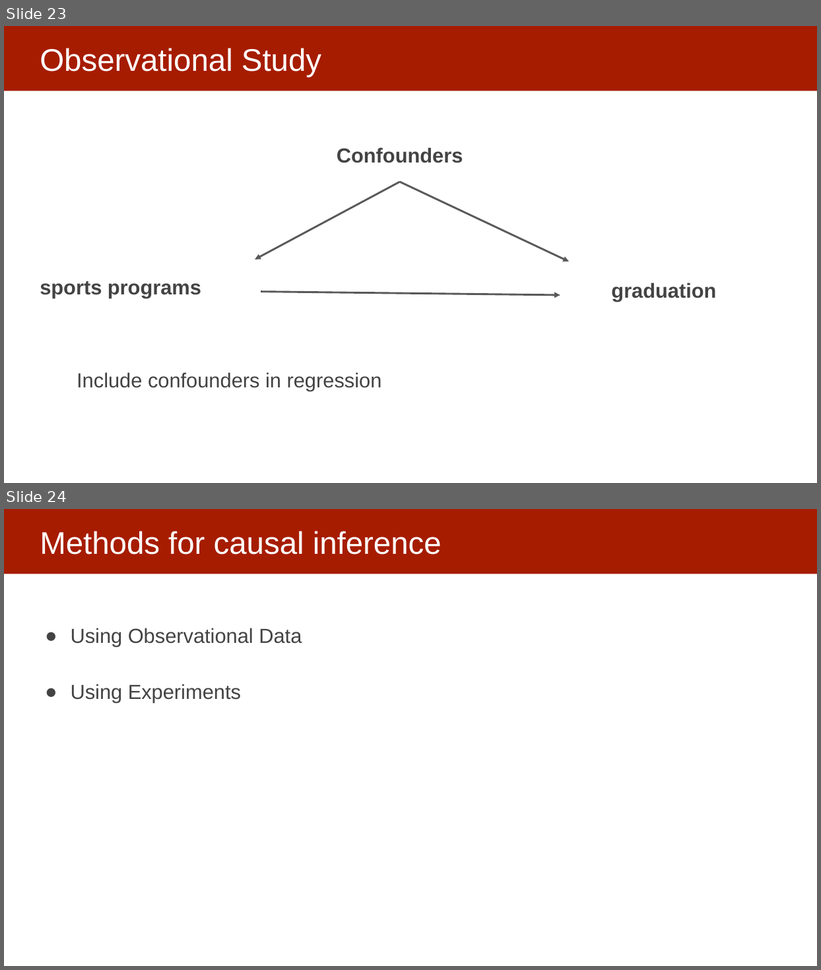
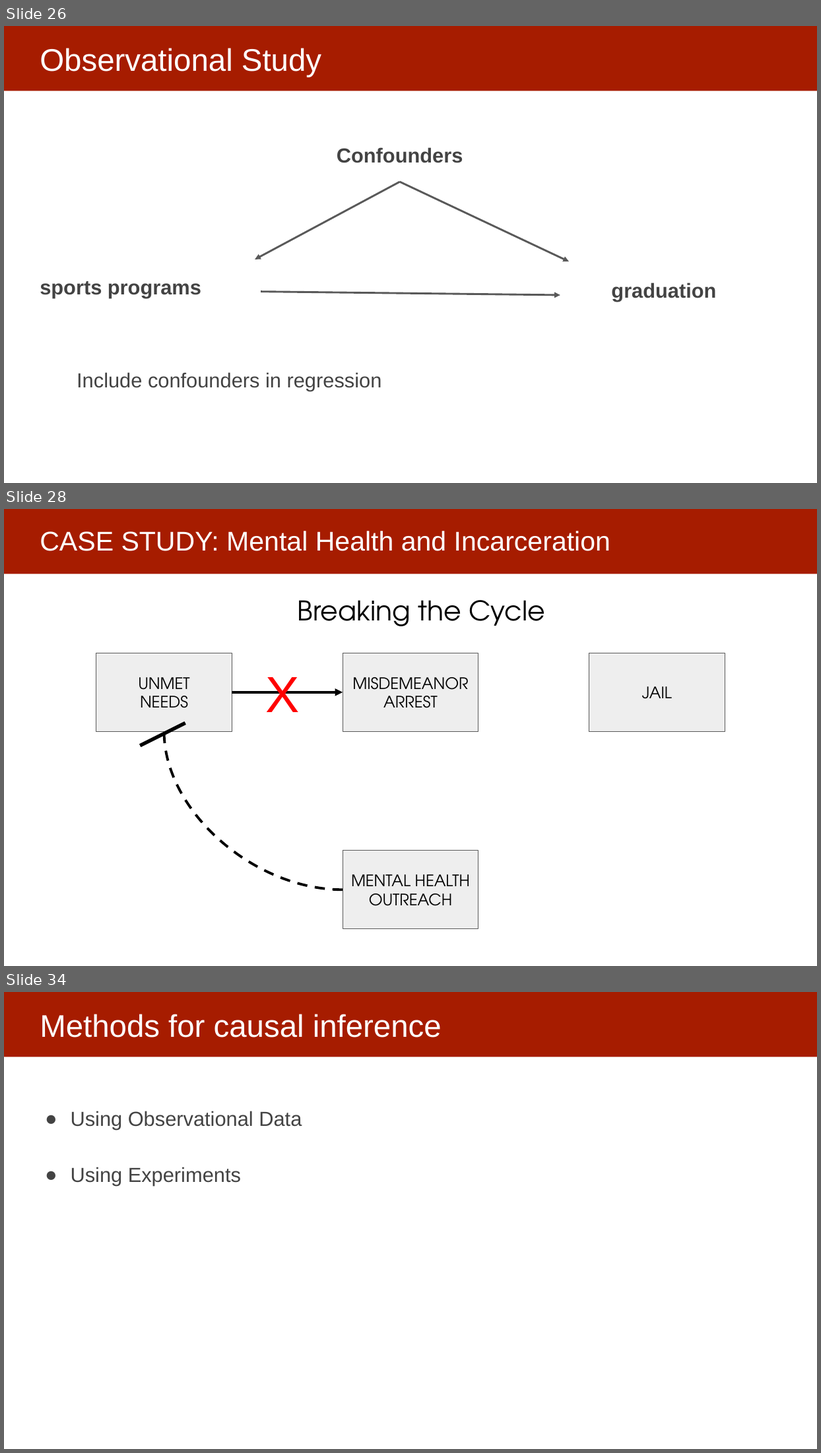
Before and after one commit to dssg/MLinPractice, a slide deck: Lectures/Lecture20-FieldValidation.pptx. Shown one above the other, each under a label of ours: slides 23 and 24 before the commit, slides 26, 28 and 34 after it; the slides between them are not shown. The pictures are 821x970 and 821x1453 pixels, drawn with LibreOffice and Linux fonts; fonts in the diff are those of the drawing. Boxes give left, top, right and bottom in pixels: in the first picture for what was removed or moved away, otherwise in the second. Text is boxed around its words. In the diff, an @@ line names an element or a change of style, - is before the commit and + after.

```diff
--- a/Lectures/Lecture20-FieldValidation.pptx
+++ b/Lectures/Lecture20-FieldValidation.pptx
@@ slide 28 added at box(4, 509, 817, 966), background #FFFFFF; not listed: 1 template element that a slide beside it also shows @@
@@ title added at box(40, 531, 611, 551), 32 pt, text #FFFFFF @@
+CASE STUDY: Mental Health and Incarceration
@@ text added at box(298, 600, 545, 626), 32 pt, text #000000 @@
+Breaking the Cycle
@@ rectangle added at box(96, 654, 232, 731), fill #EEEEEE, outline #595959 0.75 pt, 18.7 pt, text #000000 @@
+UNMET
+NEEDS
@@ rectangle added at box(343, 654, 479, 731), fill #EEEEEE, outline #595959 0.75 pt, 18.7 pt, text #000000 @@
+MISDEMEANOR
+ARREST
@@ rectangle added at box(589, 654, 725, 731), fill #EEEEEE, outline #595959 0.75 pt, 18.7 pt, text #000000 @@
+JAIL
@@ text added at box(265, 677, 299, 712), 60 pt, text #FF0000 @@
+X
@@ arrow added from (232, 692) to (343, 692), #000000 3 pt @@
@@ rectangle added at box(139, 722, 186, 747), fill #000000, outline #000000 0.75 pt @@
@@ curved line added from (343, 890) to (164, 731), #000000 3 pt dashed @@
@@ rectangle added at box(343, 851, 479, 929), fill #EEEEEE, outline #595959 0.75 pt, 18.7 pt, text #000000 @@
+MENTAL HEALTH OUTREACH
@@ what was slide 23 is now slide 26 @@
@@ what was slide 24 is now slide 34 @@
```
Also in this commit, not shown: 4 slides changed, 9 other slides added.
